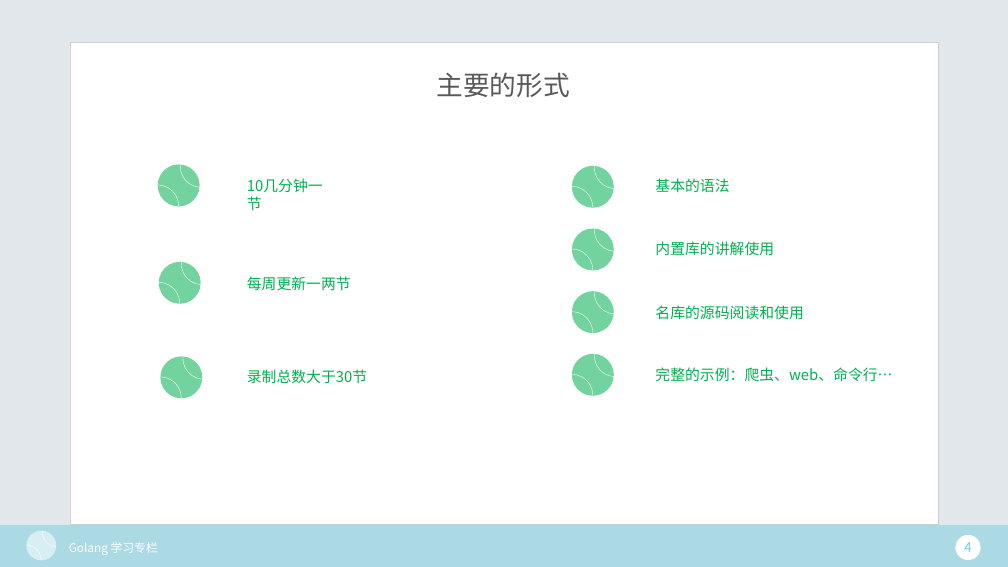
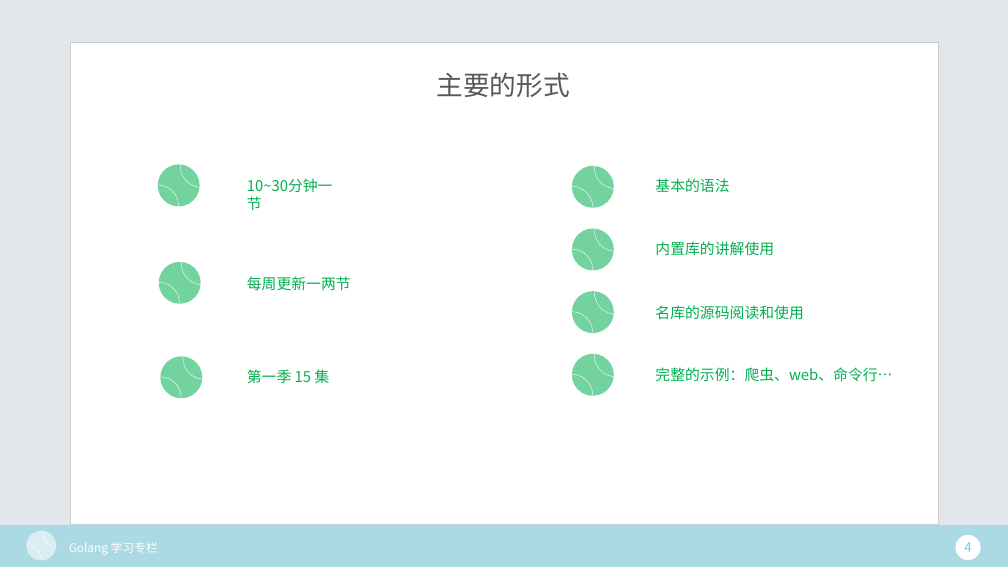
Before and after one commit to XieWeiXie/Gopher-By-Example, a slide deck: slide 10 of PowerPoint/00-01.pptx (slide 9 before the commit). Drawn at 1008x567 pixels with LibreOffice and Linux fonts; fonts in the diff are those of the drawing. Boxes give left, top, right and bottom in pixels: in the first picture for what was removed or moved away, otherwise in the second. Text is boxed around its words. In the diff, an @@ line names an element or a change of style, - is before the commit and + after.

```diff
--- a/PowerPoint/00-01.pptx
+++ b/PowerPoint/00-01.pptx
@@ text at [247,178,333,192]: text changed @@
-10几分钟一节
+10~30分钟一节
@@ text at [247,369,330,383]: text changed @@
-录制总数大于30节
+第一季 15 集
```
Also in this commit, not shown: 3 other slides changed, 1 slide added.
